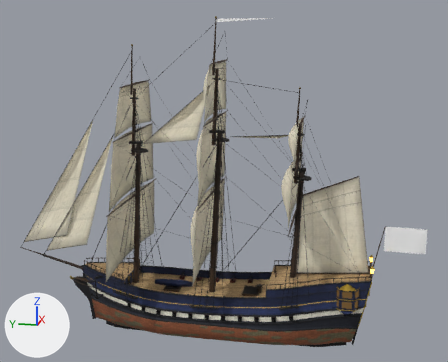
The glTF model assets/ships/corvette.gltf, before and after one commit.
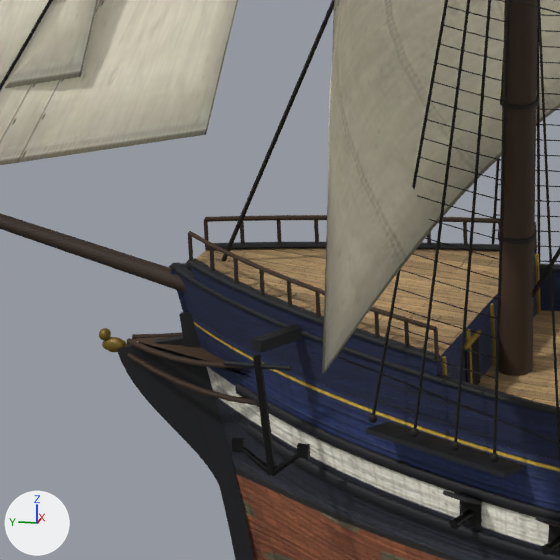
Old and new are each drawn whole from a 50 mm lens placed at (-91.6, -19.4, 44.9), pointed at (0.7, -1.0, 21.8) and again close up on the part from 12% to 32% of the width and 62% to 86% of the height. Lighting does not change. The marker at lower left points along +X, +Y and +Z. The older version's two pictures come first. Where no turn or scale is listed for an object, it has been applied to the vertices. Vertices at exactly the same position are counted once.

In view in the first close-up: 'Hull', 'Sail_0_0', 'Sail_jib_0', 'Sail_jib_1'.
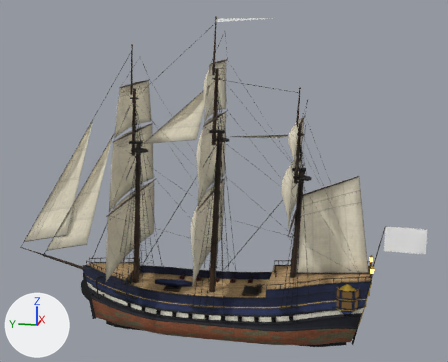
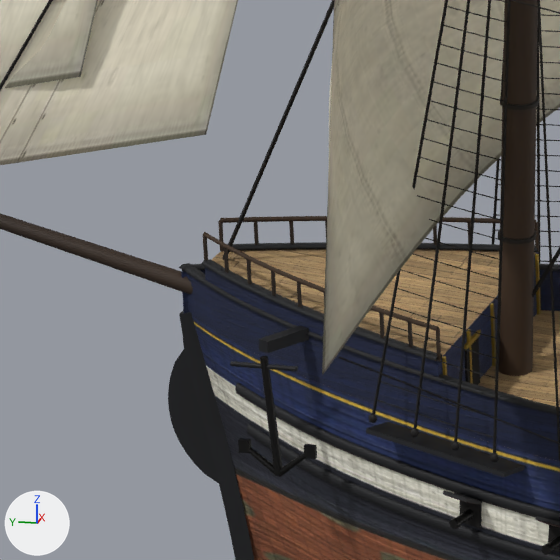
Location of each change, (x1, y1, x2, y2) in pixels of the close-ups (560 x 560 px; the box of a moved part takes in the faces that stretch with it):
part 1 of me_hull, moved or reshaped: before (252, 325, 302, 353); after (259, 325, 309, 353)
part 2 of me_hull, moved or reshaped: before (224, 360, 291, 371); after (230, 361, 298, 371)
part 3 of me_hull, moved or reshaped: before (188, 235, 193, 259); after (203, 236, 208, 260)
part 4 of me_hull, moved or reshaped: before (209, 246, 215, 272); after (246, 259, 252, 284)
part 5 of me_hull, moved or reshaped: before (315, 291, 321, 317); after (271, 271, 276, 296)
part 6 of me_hull, moved or reshaped (not visible before): after (297, 282, 302, 307)
part 7 of me_hull, moved or reshaped: before (276, 219, 282, 244); after (379, 312, 385, 338)
part 8 of me_hull, moved or reshaped: before (204, 219, 209, 250); after (218, 220, 224, 251)
part 9 of me_hull, moved or reshaped: before (240, 221, 245, 244); after (289, 220, 294, 245)
part 10 of me_hull, added (mostly hidden): after (433, 224, 437, 245)
part 11 of me_hull, added: after (468, 222, 471, 245)
part 12 of me_hull, moved or reshaped: before (231, 438, 245, 453); after (238, 438, 251, 454)
part 13 of me_hull, moved or reshaped: before (297, 443, 310, 459); after (304, 444, 317, 459)
part 14 of me_hull, deleted (brown): before (99, 328, 257, 406)
part 15 of me_hull, moved or reshaped: before (117, 219, 560, 476); after (171, 221, 560, 477)
part 16 of me_hull, surface changed: before (127, 215, 500, 487); after (168, 216, 536, 483)
part 17 of me_hull, edited (looks the same): (0, 0, 560, 560) in both

The edits, one by one:
me_hull is used by ob_hull; location (0.0, 0.0, 0.0).
me_hull had 18231 vertices, 30268 faces and spanned x -11.8..11.8, y -25.8..34.3, z -4.8..46.6.
me_hull now has 18001 vertices, 29868 faces and spans x -11.8..11.8, y -25.8..34.3, z -4.8..46.6.
me_hull part 1: the loose piece of 8 vertices spanning x -3.8..-2.4, y 18.6..19.5, z 5.4..5.9 is moved by (0.0, -0.2, 0.0).
me_hull part 2: the loose piece of 10 vertices spanning x -3.8..-3.7, y 18.5..20.3, z 5.1..5.2 is moved by (0.0, -0.2, 0.0).
me_hull part 3: the loose piece of 8 vertices spanning x -0.6..-0.5, y 22.5..22.6, z 6.5..7.3 is moved by (0.0, -0.4, 0.0).
me_hull part 4: the loose piece of 8 vertices spanning x -1.0, y 21.7..21.8, z 6.4..7.2 is moved by (-0.5, -1.2, -0.1).
me_hull part 5: the loose piece of 8 vertices spanning x -2.7..-2.6, y 18.1, z 6.0..6.9 is moved by (0.8, 1.5, 0.2).
me_hull part 6: the loose piece of 8 vertices spanning x -3.0, y 17.1..17.2, z 5.9..6.8 is moved by (0.7, 1.6, 0.2).
me_hull part 7: the loose piece of 8 vertices spanning x 1.4..1.5, y 20.8..20.9, z 6.3..7.1 is moved by (-4.8, -4.7, -0.4).
me_hull part 8: the loose piece of 8 vertices spanning x 0.5..0.6, y 22.5..22.6, z 6.5..7.3 is moved by (0.0, -0.4, 0.0).
me_hull part 9: the loose piece of 8 vertices spanning x 1.0, y 21.7..21.8, z 6.4..7.2 is moved by (0.5, -1.2, -0.1).
me_hull part 10: a new loose piece, a box spanning x 2.952..3.032, y 16.95..17.03, z 5.947..6.797, in mat_corvette_rail.
me_hull part 11: a new loose piece, a box spanning x 3.266..3.346, y 16.068..16.148, z 5.873..6.723, in mat_corvette_rail.
me_hull part 12: the loose piece of 8 vertices spanning x -3.8..-3.7, y 19.9..20.2, z 2.7..3.0 is moved by (0.0, -0.2, 0.0).
me_hull part 13: the loose piece of 8 vertices spanning x -3.8..-3.7, y 18.1..18.4, z 2.7..3.0 is moved by (0.0, -0.2, 0.0).
me_hull part 14: 8 loose pieces with 230 vertices, spanning x -1.7..1.7, y 20.3..25.6, z 3.0..4.2, are deleted.
me_hull part 15: 356 vertices moved from x -3.9..4.0, y 13.6..24.9, z -0.3..7.4 to x -3.9..4.0, y 13.6..23.6, z -0.1..7.4; 405 vertices removed from x -4.2..4.0, y 13.7..25.0, z 2.1..7.1; 365 vertices added at x -4.2..4.0, y 13.6..23.5, z 2.1..7.2.
me_hull part 16: 588 kept faces spanning x -4.3..4.3, y 13.6..23.6, z -0.1..7.4 get new texture (UV) coordinates.
me_hull part 17: 4485 kept faces spanning x -11.8..11.8, y -25.7..34.3, z -4.8..46.6 get new vertex colours.
Other edits to the shape of me_hull do not show in these pictures.
